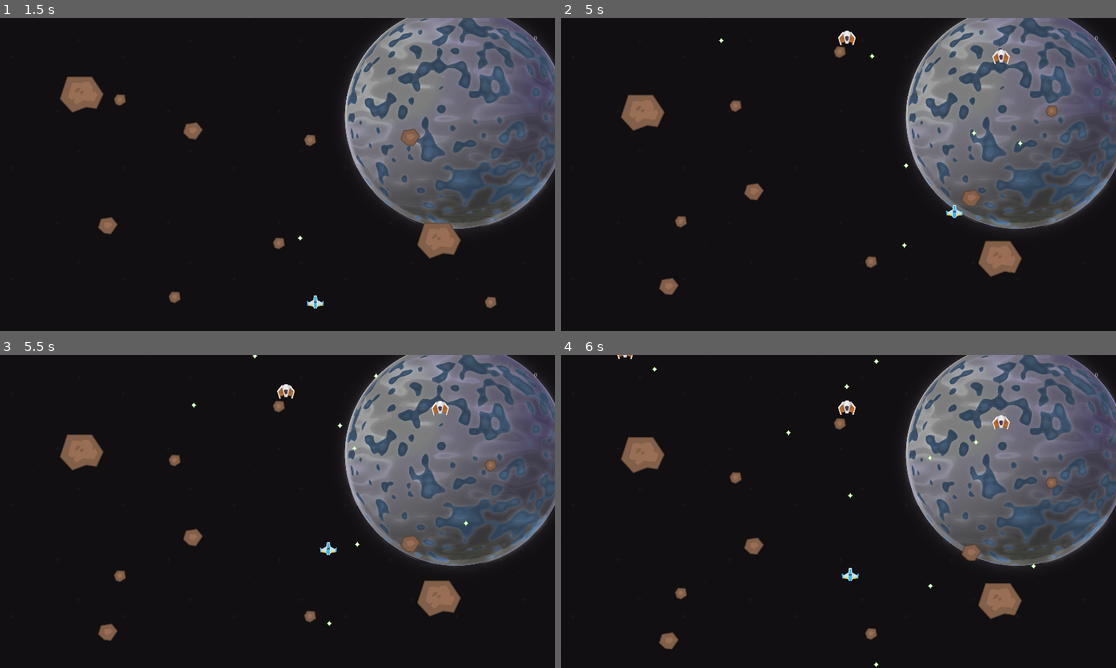
Above: before the commit, frames 1-4 (two rows, left to right).
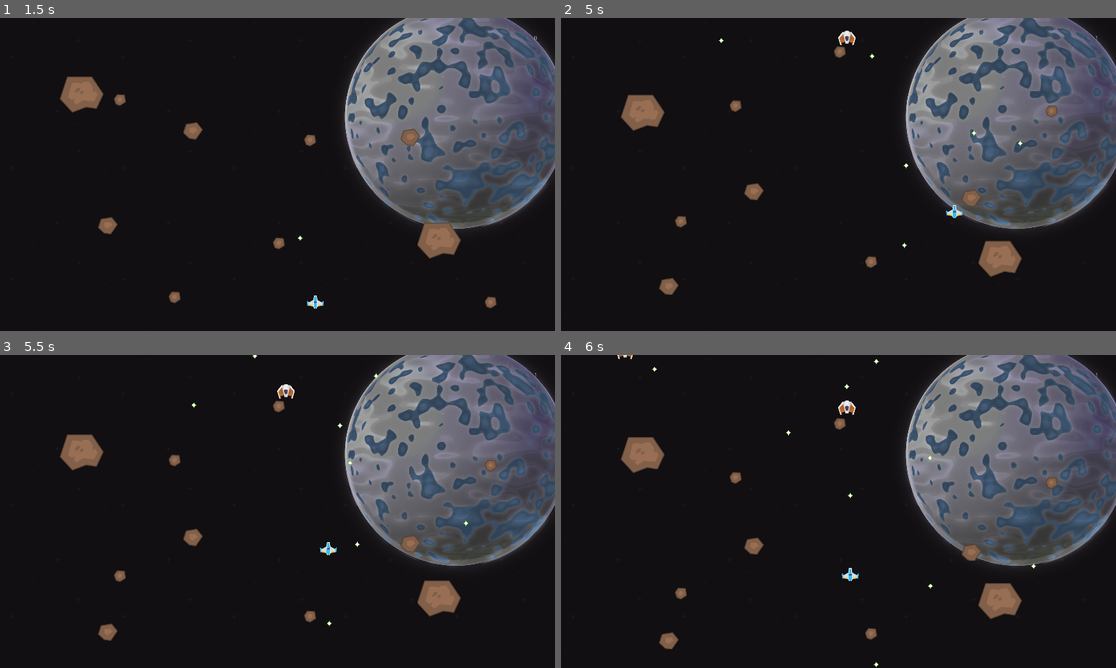
Above: after the commit, the same moments.

Repository: pmatigakis/spaceshooter
Game: Godot game, scene res://Menu.tscn
Two runs of this game, one before a commit and one after it. Both use one fixed random seed, a clock stepped at 60 frames per second and the inputs below.
Inputs:
- Up to frame 1 (1.5 s): click "Start" at 0.5 s; tap Enter at 1.25 s; hold Right (ui_right) from 1.28 s (still down); tap Space (ui_select) at 1.35 s
- Up to frame 2 (5 s): tap Space (ui_select) at 1.52, 1.82, 2.1, 2.27, 2.57, 2.85, 3.6, 3.77, 4.07, 4.35, 4.52, 4.82 s; release Right (ui_right) at 2.03 s; hold Down (ui_down) 2.03-2.78 s; hold Right (ui_right) 2.78-3.53 s; hold Up (ui_up) 3.53-4.28 s; hold Left (ui_left) from 4.28 s (still down)
- Up to frame 3 (5.5 s): keep holding Left (ui_left); tap Space (ui_select) at 5.1, 5.27 s
- Up to frame 4 (6 s): tap Space (ui_select) at 5.57, 5.85 s; release Left (ui_left) at 5.78 s; hold Down (ui_down) from 5.78 s (still down)

Frame 1 is identical in both runs. In frame 2, 0.1% of the frame differs, in the area x 77-97%, y 5-15%; in frame 3, 0.1%, in the area x 62-97%, y 5-36%; in frame 4, 0.1%.

Commit message:
The fire rate of the player will be one bullet every 0.2 seconds

Diff:
--- a/project.godot
+++ b/project.godot
@@ -21,6 +21,14 @@
 window/stretch/mode="2d"
 window/stretch/aspect="keep"
 
+[input]
+
+fire_weapon={
+"deadzone": 0.5,
+"events": [ Object(InputEventKey,"resource_local_to_scene":false,"resource_name":"","device":0,"alt":false,"shift":false,"control":false,"meta":false,"command":false,"pressed":false,"scancode":32,"physical_scancode":0,"unicode":0,"echo":false,"script":null)
+ ]
+}
+
 [layer_names]
 
 2d_physics/layer_1="player"
--- a/scenes/players/Player.gd
+++ b/scenes/players/Player.gd
@@ -23,7 +23,7 @@
 	position.x = clamp(position.x - lr_action * MOVE_SPEED * delta, 50, _screen_size_x - 50)
 	position.y = clamp(position.y - ud_action * MOVE_SPEED * delta, 50, _screen_size_y - 50)
 
-	if Input.is_action_just_pressed("ui_select"):
+	if Input.is_action_pressed("fire_weapon"):
 		shoot()
 
 
@@ -33,7 +33,9 @@
 
 
 func shoot():
-	var bullet = Bullet.instance()
-	bullet.position = $GunPosition.global_position
-	bullet.start(Vector2(0, -1000), "EnemyGroup")
-	get_tree().root.get_node("Spaceshooter/Bullets").add_child(bullet)
+	if $ShootTimer.is_stopped():
+		var bullet = Bullet.instance()
+		bullet.position = $GunPosition.global_position
+		bullet.start(Vector2(0, -1000), "EnemyGroup")
+		get_tree().root.get_node("Spaceshooter/Bullets").add_child(bullet)
+		$ShootTimer.start()
--- a/scenes/players/Player.tscn
+++ b/scenes/players/Player.tscn
@@ -16,3 +16,7 @@
 
 [node name="CollisionPolygon2D" type="CollisionPolygon2D" parent="."]
 polygon = PoolVector2Array( 3, -15, -3, -15, -5, -5, -14, 1, -16, 0, -18, -3, -20, -3, -19, 10, -17, 10, -16, 9, -5, 11, -3, 15, 3, 15, 5, 11, 14, 10, 16, 8, 17, 10, 19, 10, 20, -2, 17, -3, 16, 0, 14, 1, 5, -5 )
+
+[node name="ShootTimer" type="Timer" parent="."]
+wait_time = 0.2
+one_shot = true
